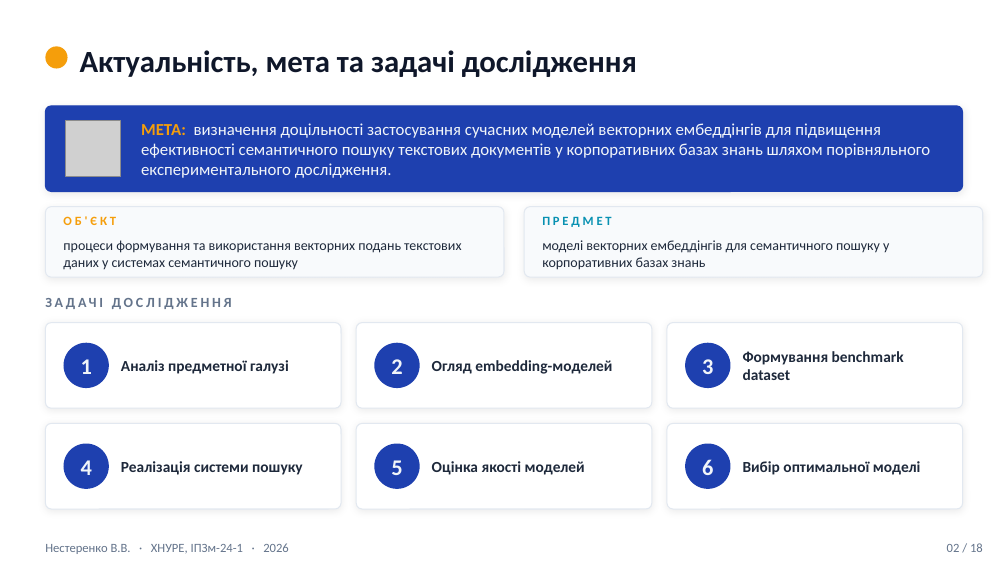
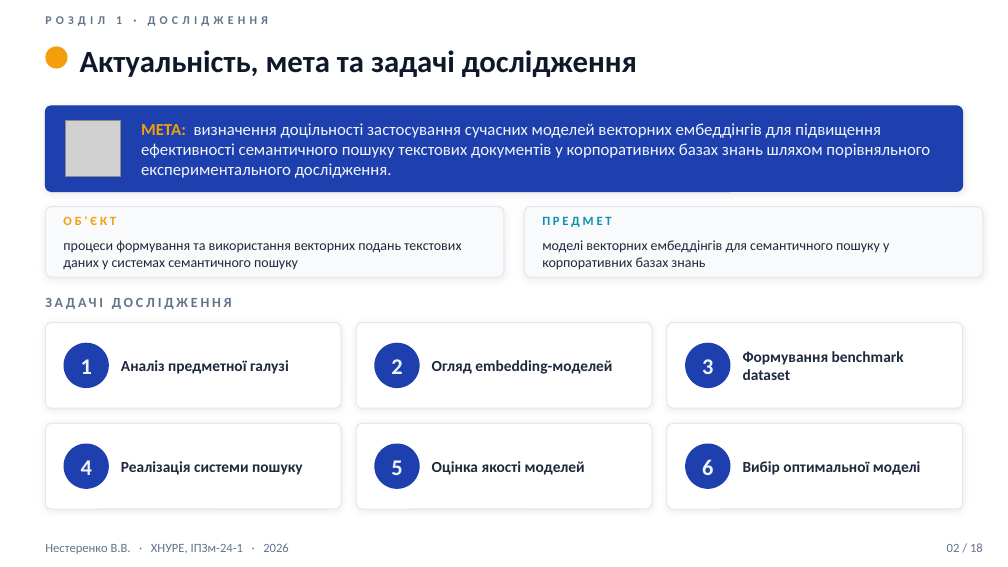
Before and after one commit to vitaliinnest/kb-semantic-search-benchmark, a slide deck: slide 2 of thesis/Nesterenko_Presentation.pptx. Drawn at 1008x567 pixels with LibreOffice and Linux fonts; fonts in the diff are those of the drawing; grey boxes stand for pictures. Boxes give left, top, right and bottom in pixels: in the first picture for what was removed or moved away, otherwise in the second. Text is boxed around its words. In the diff, an @@ line names an element or a change of style, - is before the commit and + after.

```diff
--- a/thesis/Nesterenko_Presentation.pptx
+++ b/thesis/Nesterenko_Presentation.pptx
@@ text added at (45, 16, 268, 26), 8.5 pt, text #64748B, bold @@
+РОЗДІЛ 1 · ДОСЛІДЖЕННЯ
```
Also in this commit, not shown: 16 other slides changed, 1 other file.
